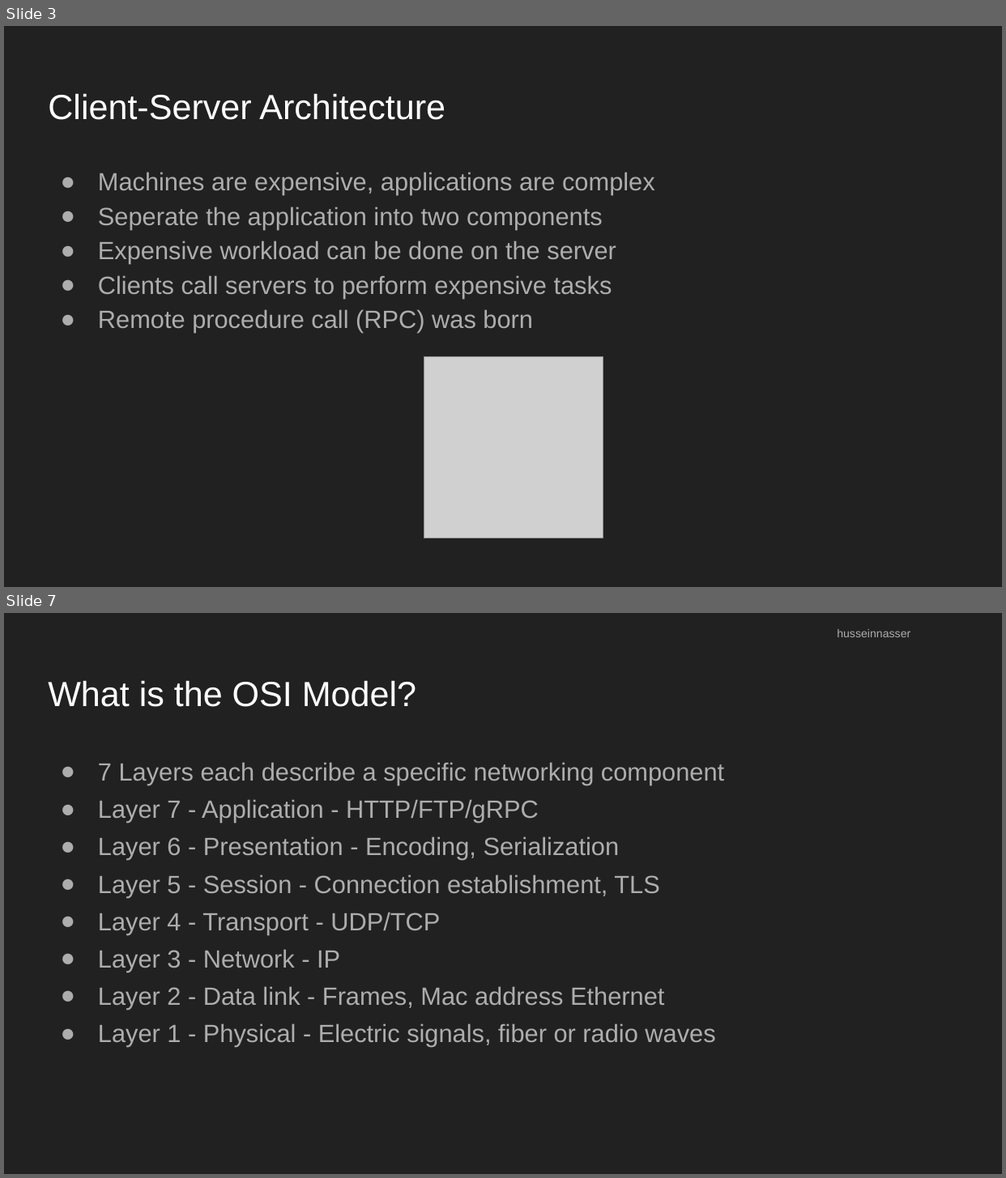
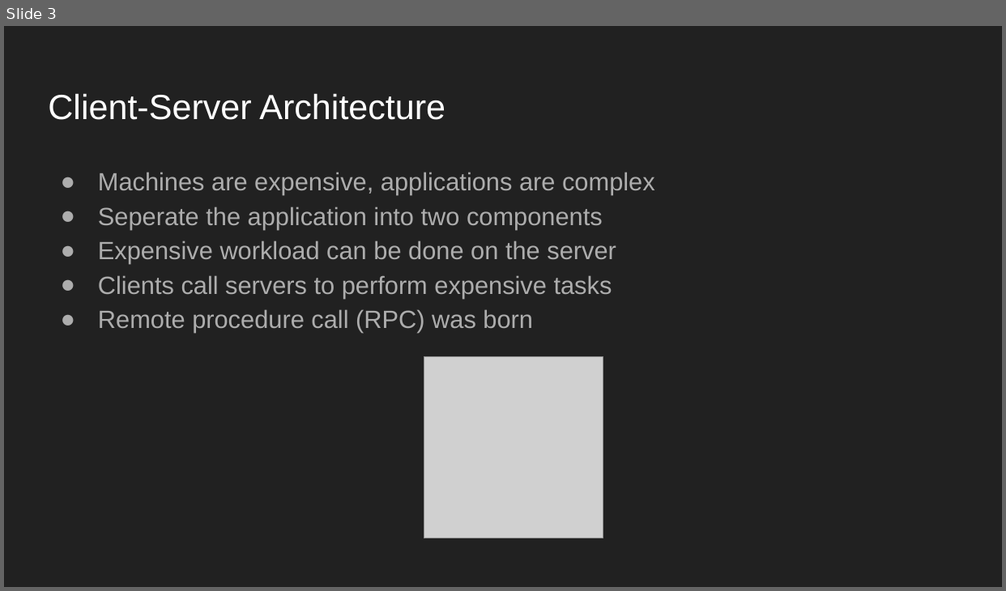
Before and after one commit to trthsa/thinkprompt-asm-file-manipulation, a slide deck: Networking.pptx. Shown one above the other, each under a label of ours: slides 3 and 7 before the commit, slide 3 after it; the slides between them are not shown. The pictures are 1006x1178 and 1006x591 pixels, drawn with LibreOffice and Linux fonts; fonts in the diff are those of the drawing; grey boxes stand for pictures. Boxes give left, top, right and bottom in pixels: in the first picture for what was removed or moved away, otherwise in the second. Text is boxed around its words. In the diff, an @@ line names an element or a change of style, - is before the commit and + after.

```diff
--- a/Networking.pptx
+++ b/Networking.pptx
@@ slide 7 removed at [4,613,1002,1174], background #212121 @@
@@ subtitle removed at [837,629,910,637] @@
-husseinnasser
@@ title removed at [48,680,416,707] @@
-What is the OSI Model?
@@ text removed at [98,762,724,1047] @@
-● 7 Layers each describe a specific networking component
-● Layer 7 - Application - HTTP/FTP/gRPC
-● Layer 6 - Presentation - Encoding, Serialization
-● Layer 5 - Session - Connection establishment, TLS
-● Layer 4 - Transport - UDP/TCP
-● Layer 3 - Network - IP
-● Layer 2 - Data link - Frames, Mac address Ethernet
-● Layer 1 - Physical - Electric signals, fiber or radio waves
```
Also in this commit, not shown: 9 other slides removed, 20 other files.
